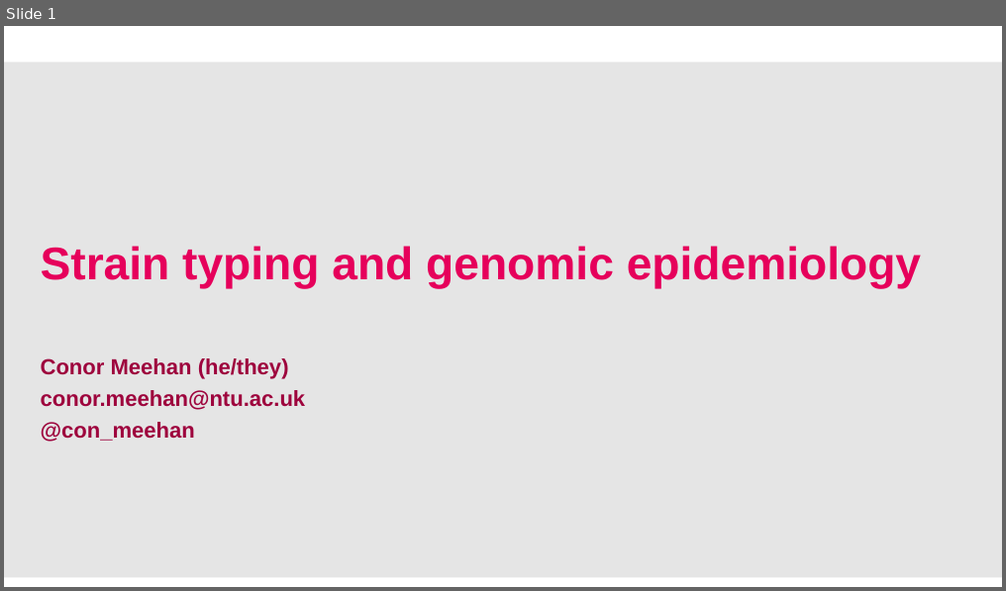
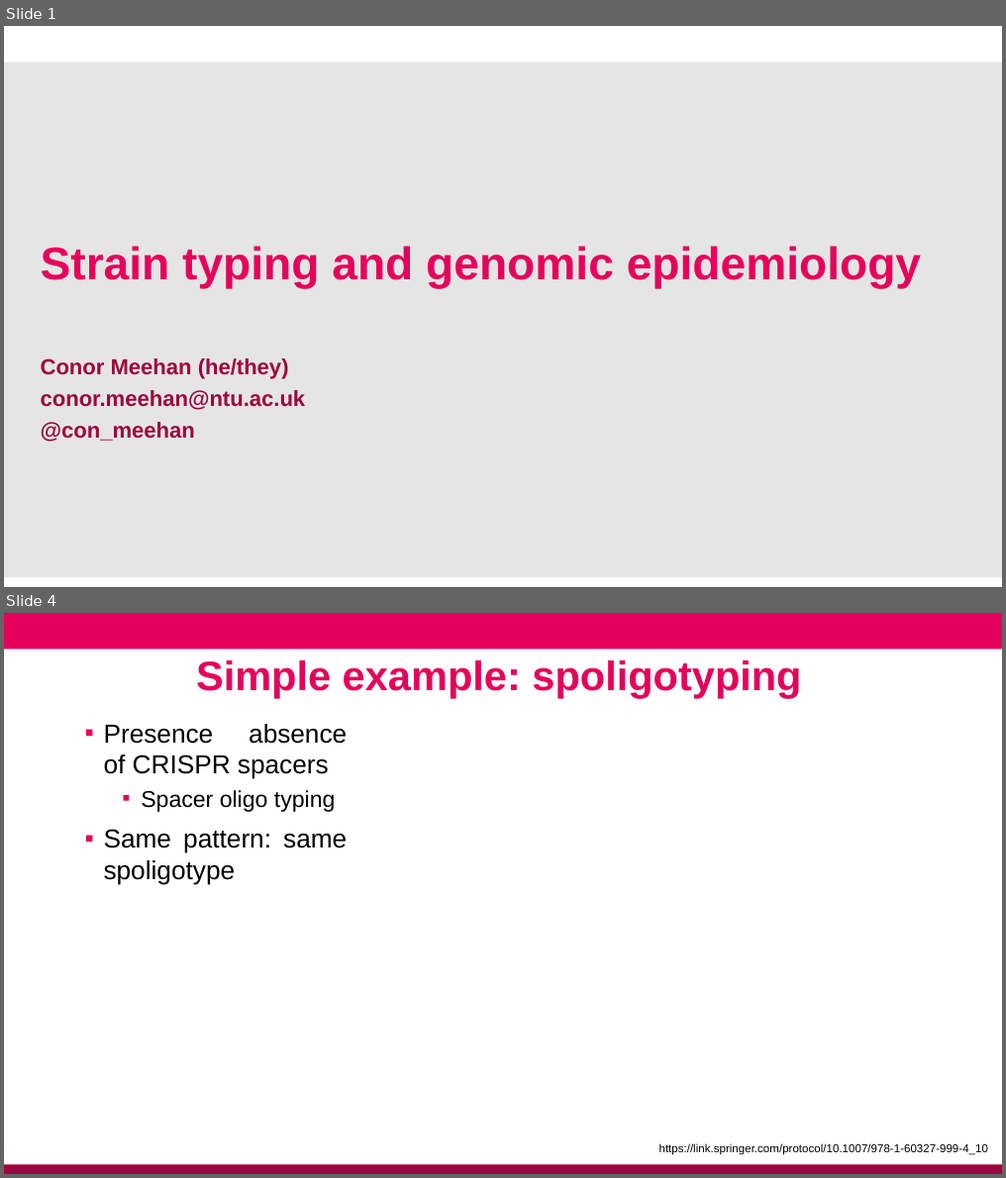
Before and after one commit to conmeehan/conmeehan.github.io, a slide deck: PathogenDataCourse/SlideSets/StrainTypingAndGenEpi.pptx. Shown one above the other, each under a label of ours: slide 1 before the commit, slides 1 and 4 after it; the slides between them are not shown. The pictures are 1006x591 and 1006x1178 pixels, drawn with LibreOffice and Linux fonts; fonts in the diff are those of the drawing; background and template pictures are left out. Boxes give left, top, right and bottom in pixels: in the first picture for what was removed or moved away, otherwise in the second. Text is boxed around its words. In the diff, an @@ line names an element or a change of style, - is before the commit and + after.

```diff
--- a/PathogenDataCourse/SlideSets/StrainTypingAndGenEpi.pptx
+++ b/PathogenDataCourse/SlideSets/StrainTypingAndGenEpi.pptx
@@ slide 4 added at box(4, 613, 1002, 1174), background #FFFFFF @@
@@ rectangle added at box(4, 613, 1002, 649), fill #E6005B @@
@@ text added at box(196, 661, 801, 698), 39.6 pt, text #E5005B, bold @@
+Simple example: spoligotyping
@@ text added at box(104, 724, 347, 884), 25 pt, text #000000 @@
+▪ Presence absence of CRISPR spacers
+  ▪ Spacer oligo typing
+▪ Same pattern: same spoligotype
@@ text added at box(659, 1144, 988, 1156), 11 pt, text #000000 @@
+https://link.springer.com/protocol/10.1007/978-1-60327-999-4_10
@@ rectangle added at box(4, 1164, 1002, 1174), fill #9E043D @@
```
Also in this commit, not shown: 2 slides changed, 2 other slides added, 1 other file.
